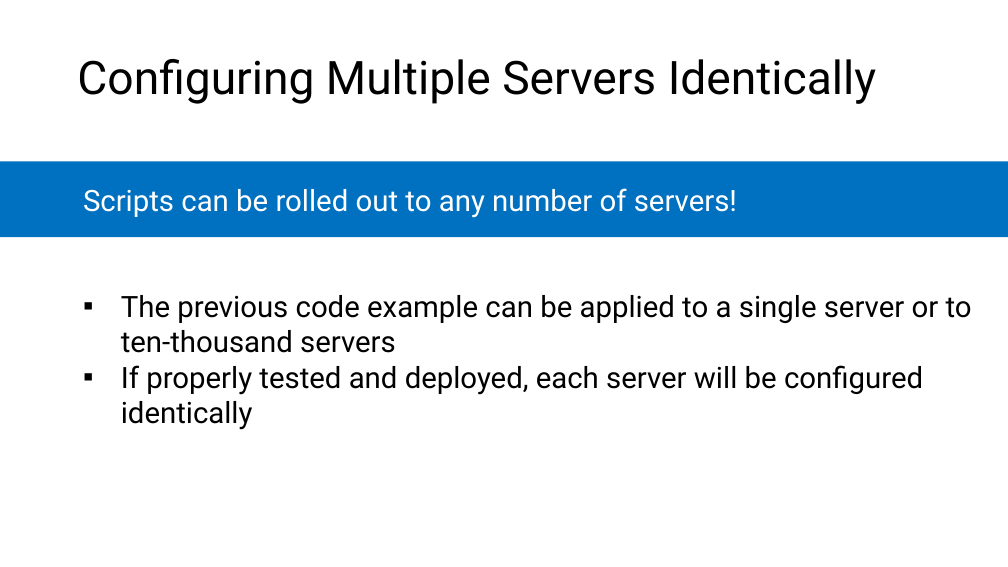
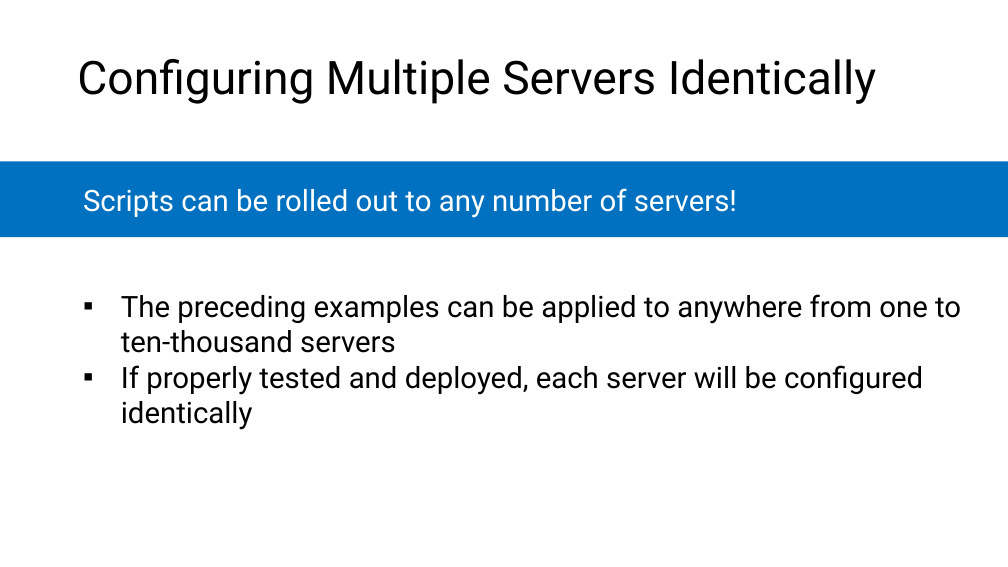
Before and after one commit to microsoft/AcademicContent, a slide deck: slide 9 of Complimentary Course Content/Module7/Lessons/Module7_Lesson2 Configuration Management.pptx. Drawn at 1008x567 pixels with LibreOffice and Linux fonts; fonts in the diff are those of the drawing. Boxes give left, top, right and bottom in pixels: in the first picture for what was removed or moved away, otherwise in the second. Text is boxed around its words. In the diff, an @@ line names an element or a change of style, - is before the commit and + after.

```diff
--- a/Complimentary Course Content/Module7/Lessons/Module7_Lesson2 Configuration Management.pptx
+++ b/Complimentary Course Content/Module7/Lessons/Module7_Lesson2 Configuration Management.pptx
@@ text at bbox=[121, 294, 961, 353]: text changed @@
-    ▪ The previous code example can be applied to a single server or to ten-thousand servers
+    ▪ The preceding examples can be applied to anywhere from one to ten-thousand servers
```
Also in this commit, not shown: 4 other slides changed, 1 other file.
